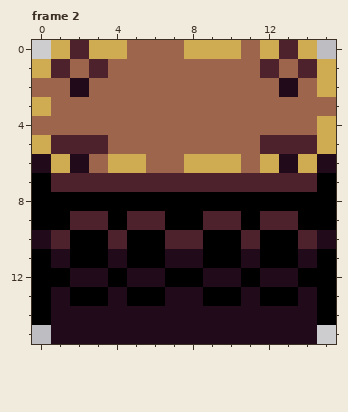
Pixel-art file: Machine Learn/Geração_Rooms/Objetos/spr_box.aseprite. This is how it looked before the edit.
16x16 pixels, 2 frames. Shown: frame 2.
After:
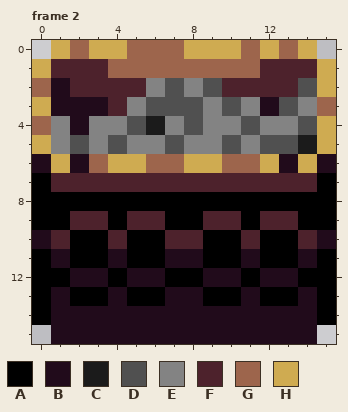
Palette (. is transparent): A #000000  B #210b1b  C #1b1b1b  D #505050  E #838383  F #4d222c  G #9d654c  H #cfab51
Diff:
Changed rows in their new state; - is an unchanged pixel.
Frame 2, layers "Sucata", "Detalhes", "Base":
first column x 1:
 0 -G----------G-
 1 -F----------F-
 2 BFFFFEDEDFFFFD
 3 BBBFEDDDEDEBDE
 4 EBEEDCEDEEDEED
 5 EDEDEEDEEDEDDC
 6 ---------G----
Where, in picture pixels (left, top, right, bottom), the same in both pictures:
changed: (51, 40, 317, 173)
